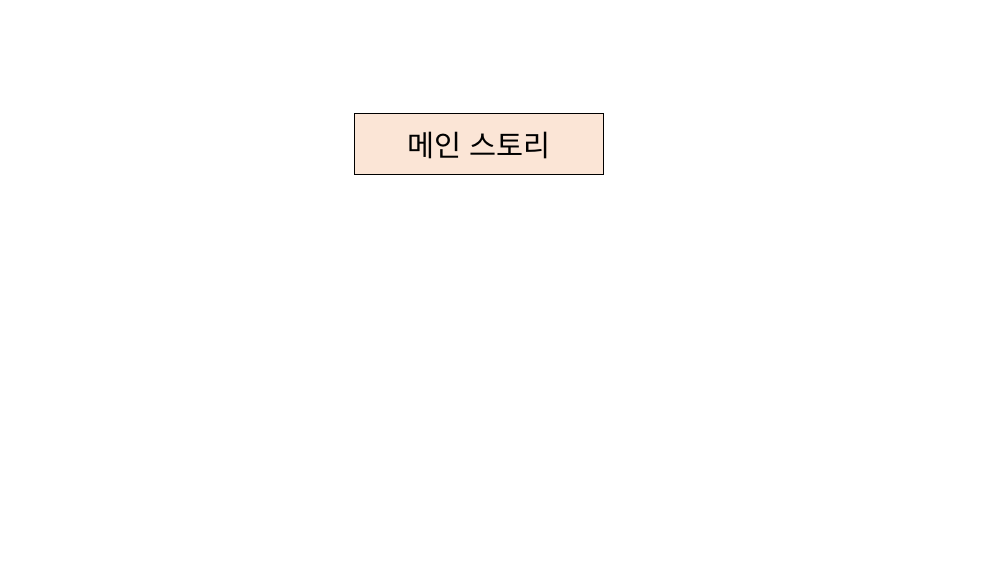
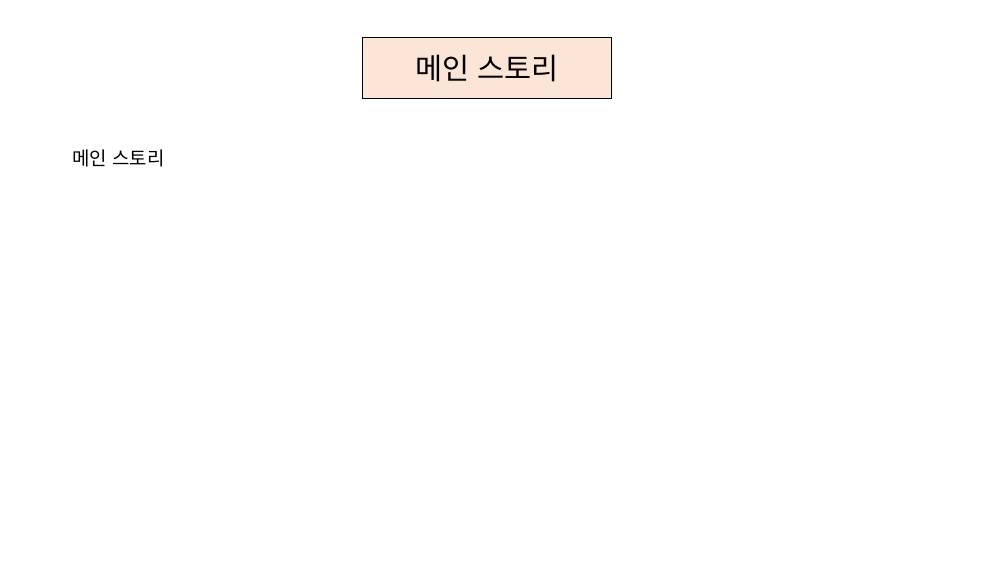
Before and after one commit to Sneer1/Project_KITRI, a slide deck: slide 4 of 워크플로우 및 게임 기획서.pptx. Drawn at 1008x567 pixels with LibreOffice and Linux fonts; fonts in the diff are those of the drawing. Boxes give left, top, right and bottom in pixels: in the first picture for what was removed or moved away, otherwise in the second. Text is boxed around its words. In the diff, an @@ line names an element or a change of style, - is before the commit and + after.

```diff
--- a/워크플로우 및 게임 기획서.pptx
+++ b/워크플로우 및 게임 기획서.pptx
@@ rectangle "메인 스토리": place and size @@
-rectangle "메인 스토리" at [355,114,603,175]
+rectangle "메인 스토리" at [363,38,612,99]
@@ text added at [72,149,164,167], 18 pt, text #000000 @@
+메인 스토리
```
Also in this commit, not shown: 4 other slides changed.
